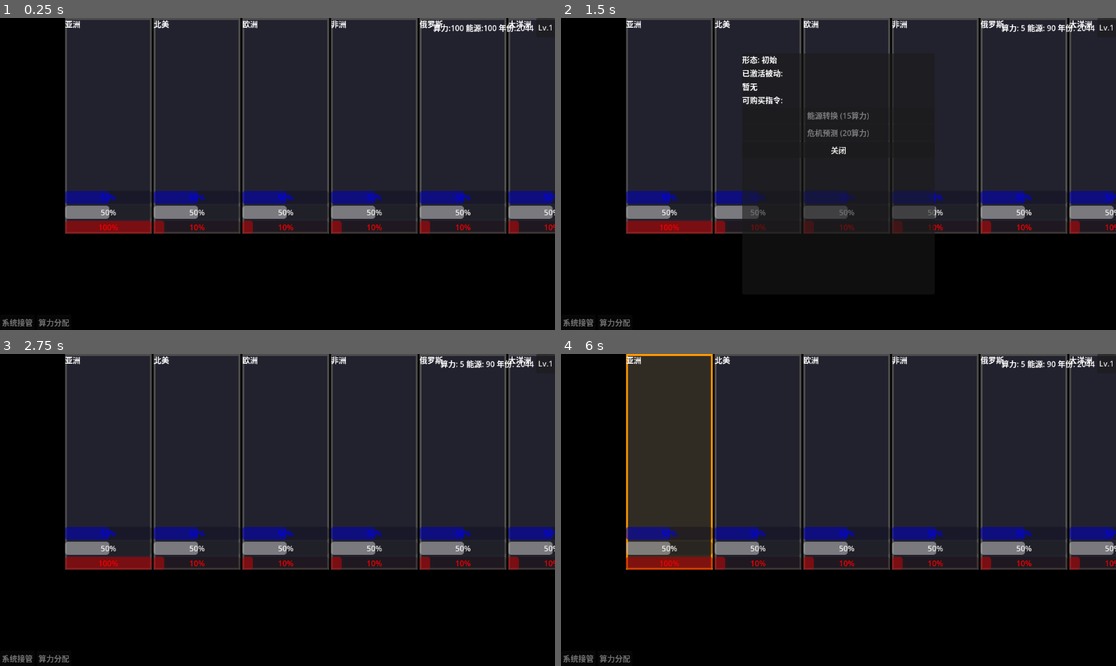
Above: before the commit, frames 1-4 (two rows, left to right).
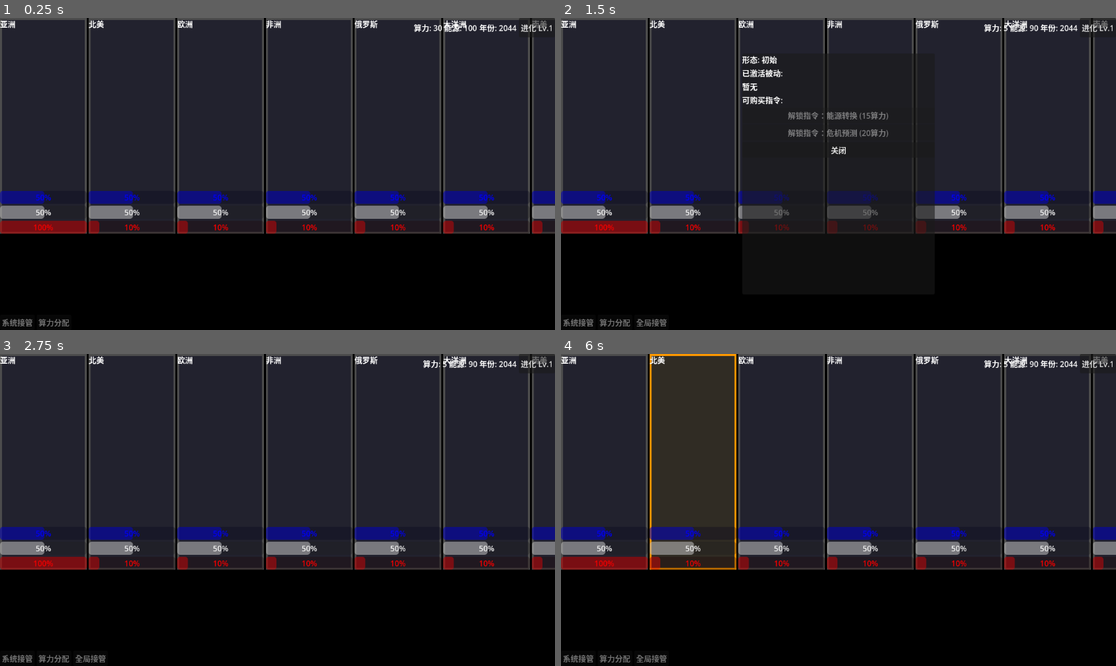
Above: after the commit, the same moments.

Repository: ltzu929/moss
Game: Godot game, scene res://scenes/main_os.tscn
Same seed, same stepped clock (60 frames per second), same inputs: the game is played once before the commit and once after it. The engine's default icon, where the game draws it, is replaced by a stand-in: a white triangle on a blue panel in a dark square.
Inputs (mouse positions are in pixels of both pictures, inside the frame that each line leads up to):
- Up to frame 1 (0.25 s): no input
- Up to frame 2 (1.5 s): click "Lv.1" (after the commit: "进化 Lv.1") at 0.5 s; click (838, 114) at 1.25 s, where only the run before the commit has a clickable "全局接管 (25算力)"
- Up to frame 3 (2.75 s): click "关闭" at 2 s
- Up to frame 4 (6 s): click "Lv.1" (after the commit: "进化 Lv.1") at 2.75 s; click "关闭" at 3.5 s; click "Lv.1" (after the commit: "进化 Lv.1") at 4.25 s; click "关闭" at 5 s; tap Enter at 5.75 s; move the mouse to (672, 463) at 5.77 s; click (672, 463) at 5.92 s

The runs differ from the first frame. In frame 1, 21% of the frame differs, in the area x 0-100%, y 0-70%; in frame 2, 20%; in frame 3, 21%; in frame 4, 22%, in the area x 0-100%, y 0-99%.

Commit message:
feat: 更新事件描述和区域信息，添加初始常量及指令逻辑

Diff:
--- a/data/events/event_2053.tres
+++ b/data/events/event_2053.tres
@@ -31,7 +31,7 @@
 script = ExtResource("1_event")
 event_title = "大淹没事故"
 event_time = 2053
-event_region = "UEG"
+event_region = "欧洲"
 event_description = "全球互联网停止运作，海水涌向两极，高纬度地下城遭遇海水倒灌与岩浆渗入。常规农业崩溃，蚯蚓干成为唯一口粮。"
 options = Array[ExtResource("1_option")]([SubResource("Resource_opt1"), SubResource("Resource_opt2"), SubResource("Resource_opt3")])
 metadata/_custom_type_script = "uid://dhndawkfhm8iq"
--- a/data/events/event_2075.tres
+++ b/data/events/event_2075.tres
@@ -31,7 +31,7 @@
 script = ExtResource("1_event")
 event_title = "木星引力危机"
 event_time = 2075
-event_region = "UEG"
+event_region = "欧洲"
 event_description = "地球遭遇木星引力捕获，脱离轨道。领航员号空间站可自毁点燃木星大气产生冲击波推离地球。这是最后的决策。"
 options = Array[ExtResource("1_option")]([SubResource("Resource_opt1"), SubResource("Resource_opt2"), SubResource("Resource_opt3")])
 metadata/_custom_type_script = "uid://dhndawkfhm8iq"
--- a/scenes/main_os.tscn
+++ b/scenes/main_os.tscn
@@ -40,43 +40,36 @@
 layout_mode = 1
 anchors_preset = 9
 anchor_bottom = 1.0
-offset_right = 1554.0
+offset_right = 1284.0
 offset_bottom = -200.0
 grow_vertical = 2
 alignment = 1
 
 [node name="SectorInfoAsia" parent="SectorInfoContainer" unique_id=845453540 instance=ExtResource("2_qcklt")]
-custom_minimum_size = Vector2(180, 300)
 layout_mode = 2
 data_card = ExtResource("3_sjuws")
 
 [node name="SectorInfoNa" parent="SectorInfoContainer" unique_id=680731091 instance=ExtResource("2_qcklt")]
-custom_minimum_size = Vector2(180, 300)
 layout_mode = 2
 data_card = ExtResource("4_lwoul")
 
 [node name="SectorInfoEurope" parent="SectorInfoContainer" unique_id=883468909 instance=ExtResource("2_qcklt")]
-custom_minimum_size = Vector2(180, 300)
 layout_mode = 2
 data_card = ExtResource("5_8e66l")
 
 [node name="SectorInfoAfrica" parent="SectorInfoContainer" unique_id=1001 instance=ExtResource("2_qcklt")]
-custom_minimum_size = Vector2(180, 300)
 layout_mode = 2
 data_card = ExtResource("6_africa")
 
 [node name="SectorInfoRussia" parent="SectorInfoContainer" unique_id=1002 instance=ExtResource("2_qcklt")]
-custom_minimum_size = Vector2(180, 300)
 layout_mode = 2
 data_card = ExtResource("7_russia")
 
 [node name="SectorInfoOceania" parent="SectorInfoContainer" unique_id=1003 instance=ExtResource("2_qcklt")]
-custom_minimum_size = Vector2(180, 300)
 layout_mode = 2
 data_card = ExtResource("8_oceania")
 
 [node name="SectorInfoSouthAmerica" parent="SectorInfoContainer" unique_id=1004 instance=ExtResource("2_qcklt")]
-custom_minimum_size = Vector2(180, 300)
 layout_mode = 2
 data_card = ExtResource("9_southam")
 
@@ -135,7 +128,7 @@
 offset_top = -60.5
 offset_bottom = 60.5
 
-[node name="EvolutionPopup" parent="." instance=ExtResource("10_evopopup")]
+[node name="EvolutionPopup" parent="." unique_id=1207531910 instance=ExtResource("10_evopopup")]
 unique_name_in_owner = true
 visible = false
 layout_mode = 1
@@ -151,7 +144,7 @@
 grow_horizontal = 2
 grow_vertical = 2
 
-[node name="EvolutionNotice" parent="." instance=ExtResource("11_evonotice")]
+[node name="EvolutionNotice" parent="." unique_id=1118723480 instance=ExtResource("11_evonotice")]
 unique_name_in_owner = true
 visible = false
 layout_mode = 1
--- a/scripts/systems/main_os.gd
+++ b/scripts/systems/main_os.gd
@@ -14,6 +14,18 @@
 ## 当前显示的结局界面实例
 var end_screen_instance: Control = null
 
+## 游戏初始常量
+const INITIAL_YEAR: int = 2044
+const INITIAL_CPU: int = 30
+const INITIAL_ENERGY: int = 100
+const INITIAL_MAX_CPU: int = 100
+const INITIAL_CPU_RECOVERY_RATE: int = 10
+
+## 进化指令名称
+const COMMAND_ENERGY_CONVERT: String = "能源转换"
+const COMMAND_GLOBAL_TAKEOVER: String = "全局接管"
+const COMMAND_CRISIS_PREDICT: String = "危机预测"
+
 # ============================================================
 # 区域二：游戏状态变量
 # ============================================================
@@ -71,6 +83,9 @@
 
 ## 可用指令列表（从磁盘加载）
 var available_commands: Array[CommandData] = []
+
+## 板块初始状态快照（用于重新开始）
+var initial_sector_states: Dictionary = {}
 
 # ============================================================
 # 区域五：信号定义
@@ -100,6 +115,7 @@
 
 	# 连接所有板块的点击信号
 	connect_sector_signals()
+	cache_initial_sector_states()
 
 	# 初始化指令按钮
 	setup_command_buttons()
@@ -109,6 +125,50 @@
 		var popup := get_node("%EvolutionPopup")
 		if popup.get("purchase_requested") != null:
 			popup.purchase_requested.connect(_on_purchase_requested)
+
+	update_evolution_button()
+	update_global_resource_ui()
+	update_command_buttons()
+
+# ============================================================
+# 区域六点五：初始状态缓存
+# ============================================================
+
+## 缓存所有板块的初始数值，用于重新开始时恢复
+func cache_initial_sector_states() -> void:
+	initial_sector_states.clear()
+
+	var sectors := %SectorInfoContainer.get_children()
+	for sector in sectors:
+		if sector.get("data_card") == null:
+			continue
+
+		initial_sector_states[sector.data_card.region_name] = {
+			"order": sector.data_card.order,
+			"hope": sector.data_card.hope,
+			"authority": sector.data_card.authority,
+			"population": sector.data_card.population,
+			"is_locked": sector.data_card.is_locked
+		}
+
+## 恢复所有板块到初始数值
+func restore_sector_states() -> void:
+	var sectors := %SectorInfoContainer.get_children()
+
+	for sector in sectors:
+		if sector.get("data_card") == null:
+			continue
+
+		var state: Dictionary = initial_sector_states.get(sector.data_card.region_name, {})
+		if state.is_empty():
+			continue
+
+		sector.data_card.order = state["order"]
+		sector.data_card.hope = state["hope"]
+		sector.data_card.authority = state["authority"]
+		sector.data_card.population = state["population"]
+		sector.data_card.is_locked = state["is_locked"]
+		sector.update_display()
 
 # ============================================================
 # 区域七：事件加载系统
@@ -274,9 +334,64 @@
 
 	unlocked_evolution_commands.append(evolution.ability_id)
 
+	var unlocked_command := create_evolution_command(evolution)
+	if unlocked_command != null and not has_command_named(unlocked_command.command_name):
+		available_commands.append(unlocked_command)
+		command_cooldowns[unlocked_command.command_name] = 0
+		setup_command_buttons()
+		update_command_buttons()
+
 	update_global_resource_ui()
 
 	return true
+
+## 根据进化数据创建对应的运行时指令
+## 参数: evolution - 进化能力数据
+## 返回: 创建成功时返回指令数据，失败时返回null
+func create_evolution_command(evolution: EvolutionData) -> CommandData:
+	var cmd := CommandData.new()
+	cmd.command_name = evolution.unlocks_command_name
+	cmd.is_allocate_type = false
+
+	match evolution.unlocks_command_name:
+		COMMAND_ENERGY_CONVERT:
+			cmd.description = "消耗20能源，将其转化为10算力"
+			cmd.cpu_cost = 0
+			cmd.energy_cost = 20
+			cmd.cooldown_years = 2
+		COMMAND_GLOBAL_TAKEOVER:
+			cmd.description = "消耗30算力和10能源，对所有板块控制权+5"
+			cmd.cpu_cost = 30
+			cmd.energy_cost = 10
+			cmd.cooldown_years = 5
+		COMMAND_CRISIS_PREDICT:
+			cmd.description = "预测未来5年内将发生的重大危机"
+			cmd.cpu_cost = 0
+			cmd.energy_cost = 0
+			cmd.cooldown_years = 0
+		_:
+			push_warning("未知的进化指令: " + evolution.unlocks_command_name)
+			return null
+
+	return cmd
+
+## 判断某个指令是否已存在于可用指令列表中
+## 参数: command_name - 指令名称
+func has_command_named(command_name: String) -> bool:
+	for cmd in available_commands:
+		if cmd.command_name == command_name:
+			return true
+
+	return false
+
+## 判断指令是否必须先选中板块
+## 参数: cmd - 指令数据
+func command_requires_selected_sector(cmd: CommandData) -> bool:
+	match cmd.command_name:
+		COMMAND_ENERGY_CONVERT, COMMAND_GLOBAL_TAKEOVER, COMMAND_CRISIS_PREDICT:
+			return false
+		_:
+			return true
 
 ## 获取进化进度（用于UI）
 ## 返回: 包含进度百分比和下一个解锁能力的字典
@@ -325,7 +440,8 @@
 	if has_node("%EvolutionButton"):
 		var btn := get_node("%EvolutionButton")
 		if btn is Button:
-			btn.text = "Lv." + str(evolution_level)
+			btn.text = "进化 Lv." + str(evolution_level)
+			btn.tooltip_text = "查看已解锁能力并购买新指令"
 
 ## 进化按钮点击回调
 func _on_evolution_button_pressed() -> void:
@@ -397,7 +513,7 @@
 ## 返回: true表示可执行
 func is_command_available(cmd: CommandData) -> bool:
 	# 检查选中状态
-	if selected_sector == null:
+	if command_requires_selected_sector(cmd) and selected_sector == null:
 		return false
 
 	# 检查冷却
@@ -418,7 +534,7 @@
 ## 参数: cmd - 指令数据
 ## 返回: 不可用原因字符串，可用时返回空字符串
 func get_command_unavailable_reason(cmd: CommandData) -> String:
-	if selected_sector == null:
+	if command_requires_selected_sector(cmd) and selected_sector == null:
 		return "请先选择板块"
 
 	var cooldown: int = command_cooldowns.get(cmd.command_name, 0)
@@ -466,8 +582,8 @@
 			# 应用选择后果
 			apply_consequences(
 				event.event_region,
+				selected_opt.order_delta,
 				selected_opt.hope_delta,
-				selected_opt.order_delta,
 				selected_opt.energy_cost
 			)
 
@@ -513,12 +629,15 @@
 
 		# 匹配目标板块名称
 		if sector.data_card.region_name == event_name:
+			select_sector(sector)
+
 			# 修改板块数据
 			sector.data_card.order += order_delta
 			sector.data_card.hope += hope_delta
+			sector.data_card.clamp_values()
 
 			# 修改全局能源
-			current_energy -= energy_cost
+			current_energy = maxi(0, current_energy - energy_cost)
 
 			# 刷新UI显示
 			sector.update_display()
@@ -645,31 +764,33 @@
 		end_screen_instance = null
 
 	# 重置时间状态
-	current_year = 2044
-	current_energy = 100
-	current_cpu = 30
+	current_year = INITIAL_YEAR
+	current_energy = INITIAL_ENERGY
+	current_cpu = INITIAL_CPU
 	is_game_over = false
+	deselect_sector()
 
 	# 重置进化状态
 	evolution_level = 1
 	unlocked_passives.clear()
 	unlocked_evolution_commands.clear()
-	max_cpu = 100
-	cpu_recovery_rate = 10
+	max_cpu = INITIAL_MAX_CPU
+	cpu_recovery_rate = INITIAL_CPU_RECOVERY_RATE
 	cooldown_reduction = 0
+
+	# 重置指令状态
+	command_cooldowns.clear()
+	available_commands.clear()
+	load_commands_from_disk()
+	setup_command_buttons()
 	update_evolution_button()
 
 	# 重置所有板块数据到初始值
-	var sectors := %SectorInfoContainer.get_children()
-	for sector in sectors:
-		if sector.get("data_card") != null:
-			sector.data_card.order = 50
-			sector.data_card.hope = 50
-			sector.data_card.authority = 10
-			sector.update_display()
+	restore_sector_states()
 
 	# 刷新UI
 	update_global_resource_ui()
+	update_command_buttons()
 
 	# 恢复时间流动
 	$Timer.start()
@@ -690,7 +811,8 @@
 	current_energy -= cmd.energy_cost
 
 	# 启动冷却
-	command_cooldowns[cmd.command_name] = cmd.cooldown_years
+	var adjusted_cooldown := maxi(0, cmd.cooldown_years - cooldown_reduction)
+	command_cooldowns[cmd.command_name] = adjusted_cooldown
 
 	# 刷新资源UI
 	update_global_resource_ui()
@@ -735,13 +857,58 @@
 		%AllocatePopup.popup_allocate(cmd, selected_sector.data_card.region_name)
 		var choice: String = await %AllocatePopup.choice_selected
 		if choice != "":
-			execute_command(cmd)
-			apply_command_effect(cmd, choice)
+			if execute_command(cmd):
+				apply_command_effect(cmd, choice)
+				update_command_buttons()
 		$Timer.start()
 	else:
 		# 其他指令直接执行
-		execute_command(cmd)
-		apply_command_effect(cmd)
+		if not execute_command(cmd):
+			return
+
+		if command_requires_selected_sector(cmd):
+			apply_command_effect(cmd)
+		else:
+			await apply_special_command_effect(cmd)
+
+		update_command_buttons()
+
+## 应用无需选中板块的特殊指令效果
+## 参数: cmd - 指令数据
+func apply_special_command_effect(cmd: CommandData) -> void:
+	match cmd.command_name:
+		COMMAND_ENERGY_CONVERT:
+			current_cpu += 10
+			current_cpu = mini(current_cpu, max_cpu)
+			update_global_resource_ui()
+		COMMAND_GLOBAL_TAKEOVER:
+			var sectors := %SectorInfoContainer.get_children()
+			for sector in sectors:
+				if sector.get("data_card") == null:
+					continue
+				sector.data_card.authority += 5
+				sector.data_card.clamp_values()
+				sector.update_display()
+		COMMAND_CRISIS_PREDICT:
+			await show_crisis_prediction()
+
+## 显示未来5年内的事件预测
+func show_crisis_prediction() -> void:
+	var prediction_lines: Array[String] = []
+	var end_year := current_year + 5
+
+	for event in all_events:
+		if event.event_time > current_year and event.event_time <= end_year:
+			prediction_lines.append("%d - %s" % [event.event_time, event.event_title])
+
+	var message := "未来5年内暂无已知重大危机。"
+	if not prediction_lines.is_empty():
+		message = "\n".join(prediction_lines)
+
+	$Timer.stop()
+	%EvolutionNotice.show_message("危机预测", message)
+	await %EvolutionNotice.notice_confirmed
+	$Timer.start()
 
 # ============================================================
 # 区域十二：指令按钮管理
@@ -786,5 +953,5 @@
 			# 更新按钮的状态变量
 			button.current_cpu = current_cpu
 			button.current_energy = current_energy
-			button.has_selected_sector = (selected_sector != null)
+			button.has_selected_sector = (selected_sector != null) or not command_requires_selected_sector(button.command_data)
 			button.update_state()
--- a/scripts/ui/event_popup.gd
+++ b/scripts/ui/event_popup.gd
@@ -24,8 +24,8 @@
 ##       current_energy - 当前能源值
 func popup_event(event: GameEvent, current_energy: int) -> void:
 	# 设置界面文本
-	%EventTitle.text = event.event_title
-	%RichTextLabel.text = event.event_description
+	%EventTitle.text = event.event_title + " · " + event.event_region
+	%RichTextLabel.text = "[color=#8BDDD9]影响板块：%s[/color]\n\n%s" % [event.event_region, event.event_description]
 
 	# 清理上一轮事件的按钮
 	for child in %OptionList.get_children():
--- a/scripts/ui/evolution_notice.gd
+++ b/scripts/ui/evolution_notice.gd
@@ -29,6 +29,14 @@
 	$VBoxContainer/NoticeDesc.text = desc
 	show()
 
+## 显示通用消息通知
+## 参数: title - 标题
+## 参数: message - 正文内容
+func show_message(title: String, message: String) -> void:
+	$VBoxContainer/NoticeTitle.text = title
+	$VBoxContainer/NoticeDesc.text = message
+	show()
+
 # ============================================================
 # 区域四：回调函数
 # ============================================================
--- a/scripts/ui/evolution_popup.gd
+++ b/scripts/ui/evolution_popup.gd
@@ -77,8 +77,19 @@
 
 		# 创建购买按钮
 		var btn := Button.new()
-		btn.text = e.ability_name + " (" + str(e.purchase_cpu_cost) + "算力)"
-		btn.disabled = current_cpu < e.purchase_cpu_cost
+		var cost_parts: Array[String] = []
+		if e.purchase_cpu_cost > 0:
+			cost_parts.append(str(e.purchase_cpu_cost) + "算力")
+		if e.purchase_energy_cost > 0:
+			cost_parts.append(str(e.purchase_energy_cost) + "能源")
+
+		var cost_text := "免费"
+		if not cost_parts.is_empty():
+			cost_text = " / ".join(cost_parts)
+
+		btn.text = "解锁指令：" + e.ability_name + " (" + cost_text + ")"
+		btn.disabled = current_cpu < e.purchase_cpu_cost or current_energy < e.purchase_energy_cost
+		btn.tooltip_text = e.description
 		btn.pressed.connect(func(): purchase_requested.emit(e))
 		purchase_container.add_child(btn)
 
Not shown: 2 places in scenes/main_os.tscn that only renumber resources
